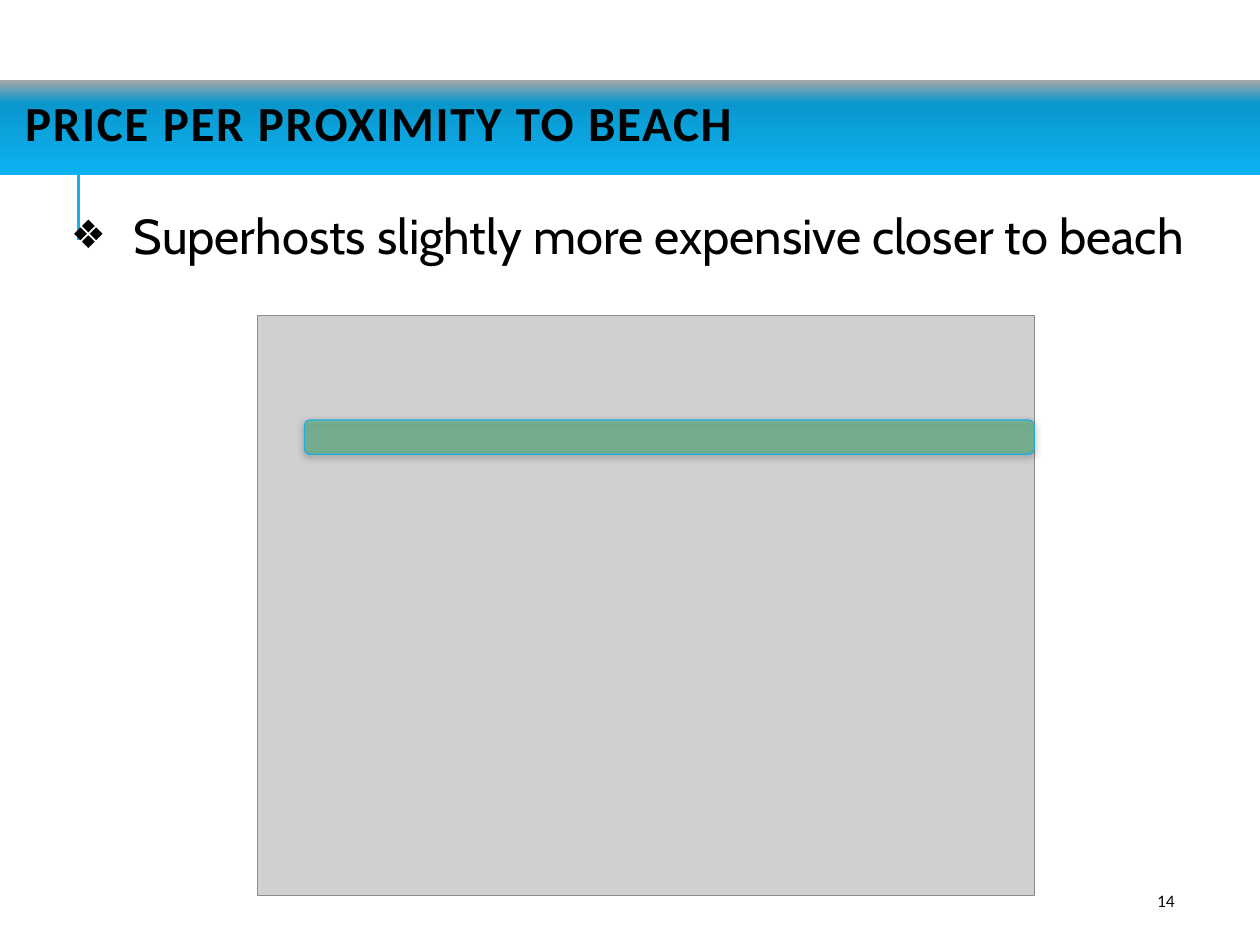
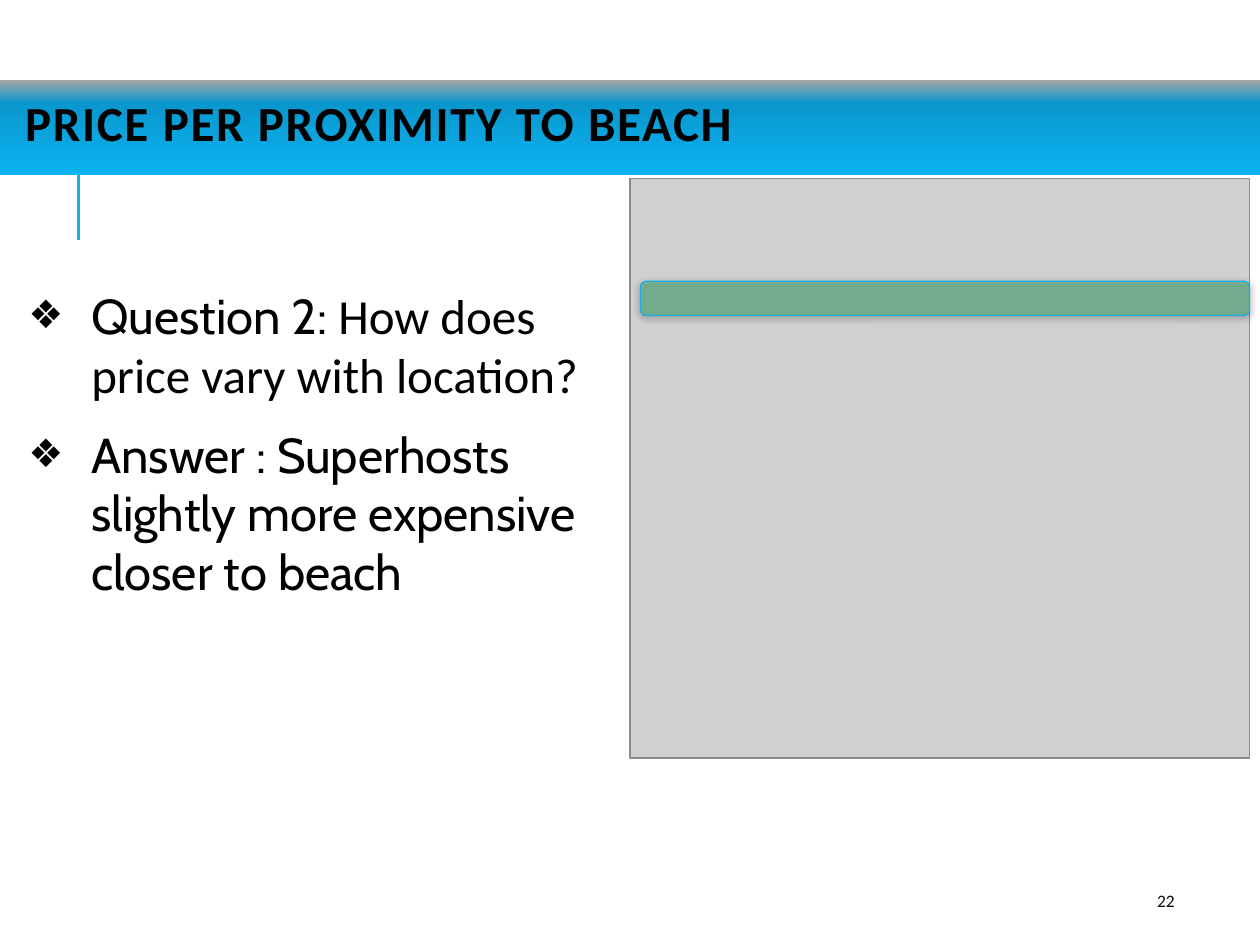
Before and after one commit to jaminiowa/Group-1-Project, a slide deck: slide 22 of Group1 Project - AirBnb Analysis.pptx (slide 14 before the commit). Drawn at 1260x945 pixels with LibreOffice and Linux fonts; fonts in the diff are those of the drawing; grey boxes stand for pictures. Boxes give left, top, right and bottom in pixels: in the first picture for what was removed or moved away, otherwise in the second. Text is boxed around its words. In the diff, an @@ line names an element or a change of style, - is before the commit and + after.

```diff
--- a/Group1 Project - AirBnb Analysis.pptx
+++ b/Group1 Project - AirBnb Analysis.pptx
@@ picture resized from (x1=257, y1=315, x2=1034, y2=895) to (x1=630, y1=179, x2=1250, y2=759) @@
@@ text at (x1=91, y1=299, x2=578, y2=591): text changed @@
-❖ Superhosts slightly more expensive closer to beach
+❖ Question 2: How does price vary with location?
+❖ Answer : Superhosts slightly more expensive closer to beach
@@ rounded rectangle resized from (x1=305, y1=420, x2=1034, y2=454) to (x1=640, y1=281, x2=1249, y2=315) @@
@@ page number at (x1=1157, y1=895, x2=1175, y2=907): text changed @@
-14
+22
```
Also in this commit, not shown: 5 other slides changed, 12 slides added, 2 slides removed.
